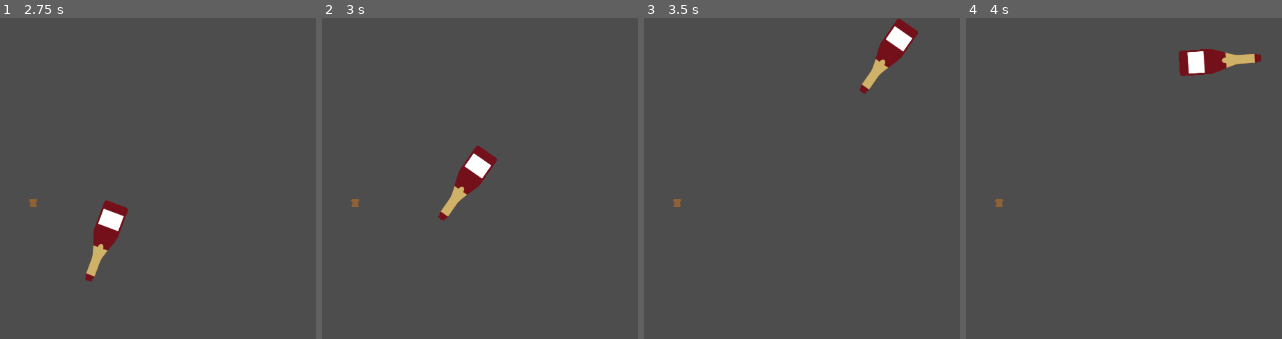
Above: before the commit, frames 1-4 (left to right).
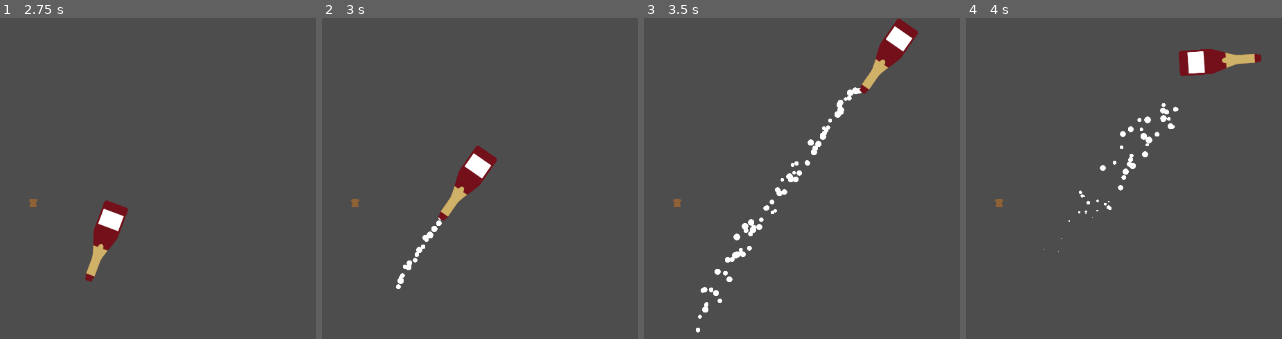
Above: after the commit, the same moments.

Repository: ElouanT/pirate_software
Game: Godot game, scene res://scenes/game.tscn
Two runs of this game, one before a commit and one after it. Both use one fixed random seed, a clock stepped at 60 frames per second and the inputs below.
Inputs:
- Up to frame 1 (2.75 s): tap Enter at 0.5 s; hold Right (ui_right) 0.53-1.28 s; tap Space (fire) at 0.6, 1.35, 2.1 s; hold Left (ui_left) 1.28-2.03 s; hold Right (ui_right) from 2.03 s (still down)
- Up to frame 2 (3 s): release Right (ui_right) at 2.78 s; hold Up (ui_up) from 2.78 s (still down); tap Space (fire) at 2.85 s
- Up to frame 3 (3.5 s): keep holding Up (ui_up)
- Up to frame 4 (4 s): release Up (ui_up) at 3.53 s; hold Left (ui_left) from 3.53 s (still down); tap Space (fire) at 3.6 s

Frame 1 is identical in both runs. In frame 2, 0.4% of the frame differs, in the area x 23-38%, y 61-85%; in frame 3, 1.5%, in the area x 16-69%, y 21-99%; in frame 4, 0.8%.

Commit message:
feat - particles

Diff:
--- a/scenes/player.tscn
+++ b/scenes/player.tscn
@@ -1,7 +1,12 @@
-[gd_scene load_steps=3 format=3 uid="uid://dql2o13n2enh5"]
+[gd_scene load_steps=5 format=3 uid="uid://dql2o13n2enh5"]
 
 [ext_resource type="Script" path="res://scripts/player.gd" id="1_uhglv"]
+[ext_resource type="Texture2D" uid="uid://bw05rht67qy0q" path="res://assets/img/bubble.png" id="3_vks4d"]
 [ext_resource type="Texture2D" uid="uid://cdjvvn3giawho" path="res://assets/img/bottle.png" id="4_qj01t"]
+
+[sub_resource type="Curve" id="Curve_44iwk"]
+_data = [Vector2(0, 1), 0.0, 0.0, 0, 0, Vector2(0.703125, 1), 0.0, 0.0, 0, 0, Vector2(1, 0), 0.0, 0.0, 0, 0]
+point_count = 3
 
 [node name="Player" type="CharacterBody2D"]
 z_index = 2
@@ -18,6 +23,27 @@
 rotation = -0.00018647
 scale = Vector2(1.81818, 1.81818)
 
+[node name="CPUParticles2D" type="CPUParticles2D" parent="Bottle"]
+z_index = -1
+position = Vector2(0, -100)
+rotation = -2.32129
+emitting = false
+amount = 100
+explosiveness = 0.1
+randomness = 0.1
+lifetime_randomness = 0.1
+texture = ExtResource("3_vks4d")
+emission_shape = 1
+emission_sphere_radius = 5.0
+direction = Vector2(1, 1)
+spread = 16.13
+gravity = Vector2(0, 0)
+initial_velocity_min = 116.15
+initial_velocity_max = 259.49
+scale_amount_min = 0.2
+scale_amount_max = 0.4
+scale_amount_curve = SubResource("Curve_44iwk")
+
 [node name="CollisionPolygon2D" type="CollisionPolygon2D" parent="."]
 polygon = PackedVector2Array(-18, 13, -18, 60, 18, 60, 18, 13, 0, -50)
 
--- a/scripts/cap.gd
+++ b/scripts/cap.gd
@@ -14,7 +14,7 @@
 		acceleration += 0.1
 		velocity = velocity.lerp(Vector2(0,0), delta * acceleration)
 
-		if abs(velocity.y) < 200:
+		if abs(velocity.x) < 200 && abs(velocity.y) < 200:
 			shooted = false
 
 func shoot():
--- a/scripts/player.gd
+++ b/scripts/player.gd
@@ -14,6 +14,7 @@
 	if Input.is_action_pressed("ui_left"):
 		rotation -= rotation_speed * delta
 
+	var mooving = false
 	if current_cap != null:
 		current_cap.position = $Bottle/CapPosition.global_position
 		current_cap.rotation = $Bottle/CapPosition.global_rotation
@@ -27,10 +28,12 @@
 	else:
 		if Input.is_action_pressed("ui_up"):
 			velocity = Vector2(0, speed).rotated(rotation)
+			mooving = true
 
 		else:
 			velocity = velocity.lerp(Vector2(0, 0), delta * 5)
 
+	$Bottle/CPUParticles2D.emitting = mooving
 	move_and_slide()
 
 func _on_area_2d_area_entered(area: Area2D) -> void:
Binary file added: assets/img/bubble.png
Not shown, added: assets/img/bubble.png.import
